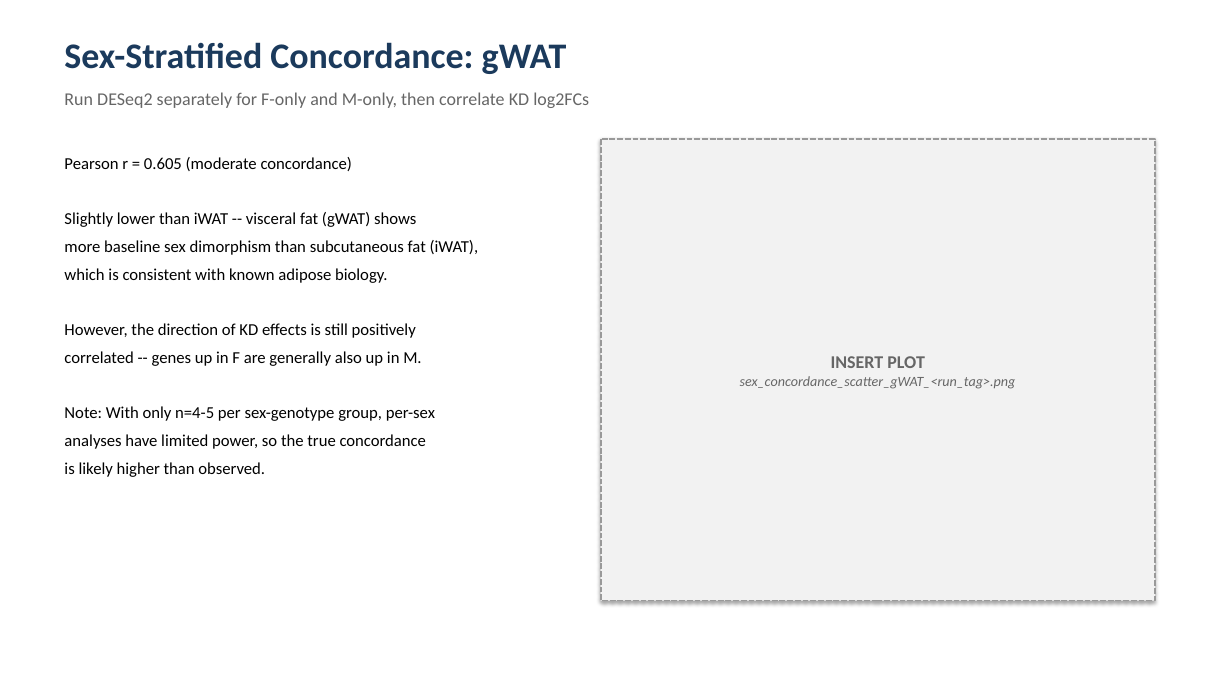
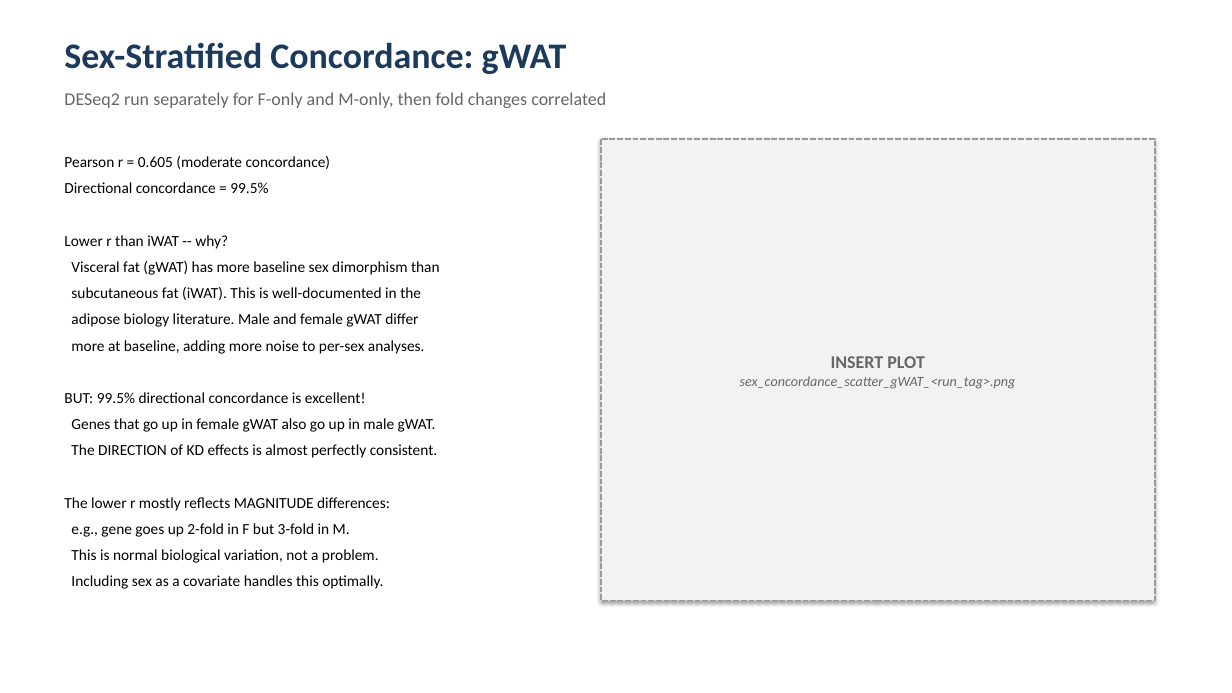
Before and after one commit to lkingcpdtka-ux/KAT8-Project, a slide deck: slide 15 of Results/KAT8_sex_interaction_presentation.pptx (slide 10 before the commit). Drawn at 1232x693 pixels with LibreOffice and Linux fonts; fonts in the diff are those of the drawing. Boxes give left, top, right and bottom in pixels: in the first picture for what was removed or moved away, otherwise in the second. Text is boxed around its words. In the diff, an @@ line names an element or a change of style, - is before the commit and + after.

```diff
--- a/Results/KAT8_sex_interaction_presentation.pptx
+++ b/Results/KAT8_sex_interaction_presentation.pptx
@@ text at (64,92,606,108): text changed @@
-Run DESeq2 separately for F-only and M-only, then correlate KD log2FCs
+DESeq2 run separately for F-only and M-only, then fold changes correlated
@@ text at (64,156,331,169): size 13 to 12 pt in "Pearson r = 0.605 (moderate concordance)" @@
@@ text at (64,182,440,563): text changed; size 13 to 12 pt @@
-Slightly lower than iWAT -- visceral fat (gWAT) shows
-more baseline sex dimorphism than subcutaneous fat (iWAT),
-which is consistent with known adipose biology.
-However, the direction of KD effects is still positively
-correlated -- genes up in F are generally also up in M.
-Note: With only n=4-5 per sex-genotype group, per-sex
-analyses have limited power, so the true concordance
-is likely higher than observed.
+Directional concordance = 99.5%
+Lower r than iWAT -- why?
+Visceral fat (gWAT) has more baseline sex dimorphism than
+subcutaneous fat (iWAT). This is well-documented in the
+adipose biology literature. Male and female gWAT differ
+more at baseline, adding more noise to per-sex analyses.
+BUT: 99.5% directional concordance is excellent!
+Genes that go up in female gWAT also go up in male gWAT.
+The DIRECTION of KD effects is almost perfectly consistent.
+The lower r mostly reflects MAGNITUDE differences:
+e.g., gene goes up 2-fold in F but 3-fold in M.
+This is normal biological variation, not a problem.
+Including sex as a covariate handles this optimally.
```
Also in this commit, not shown: 10 other slides changed, 10 slides added, 4 slides removed, 2 other files.
